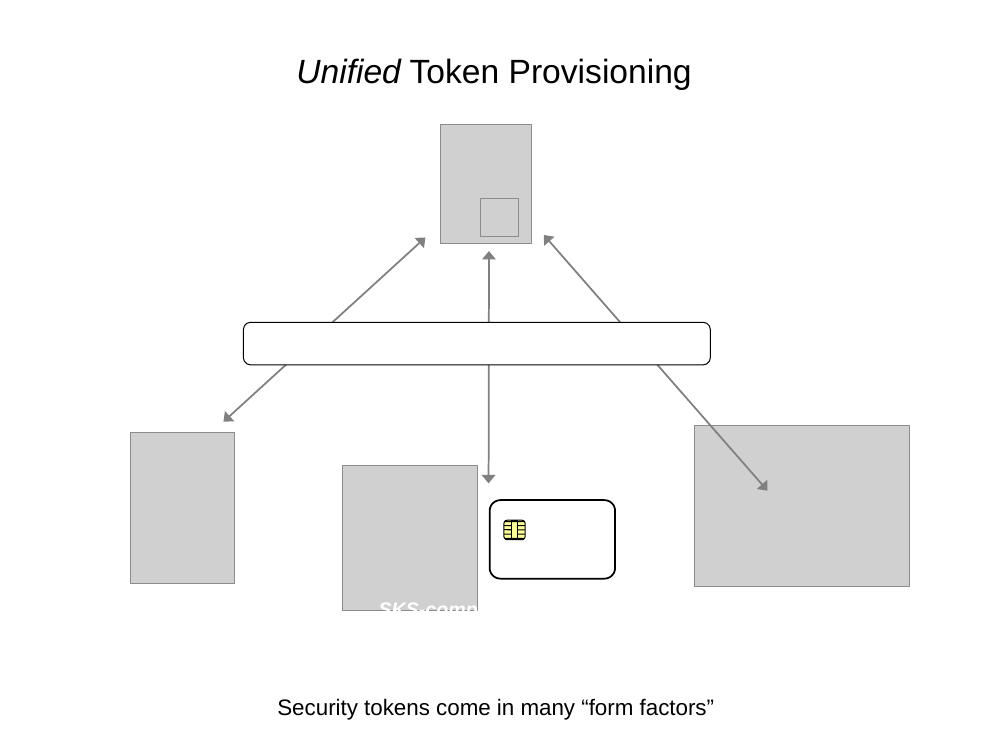
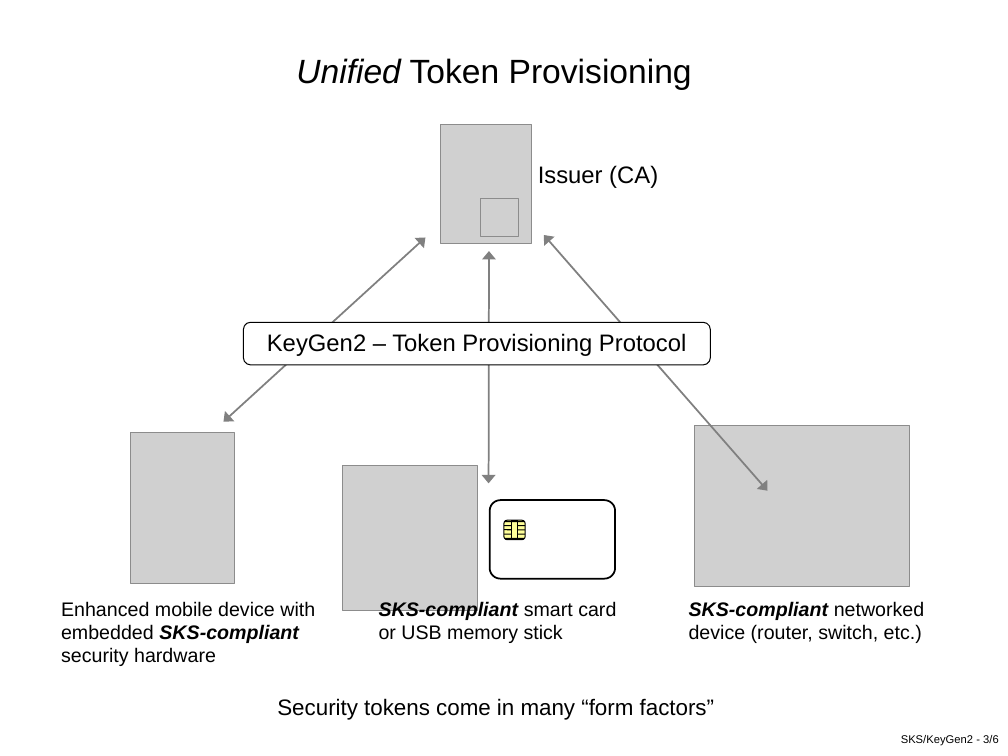
Before and after one commit to cyberphone/openkeystore.old, a slide deck: slide 3 of resources/trunk/docs/sks-keygen2-exec-level-presentation.ppt. Drawn at 1008x756 pixels with LibreOffice and Linux fonts; fonts in the diff are those of the drawing; grey boxes stand for pictures. Boxes give left, top, right and bottom in pixels: in the first picture for what was removed or moved away, otherwise in the second. Text is boxed around its words. In the diff, an @@ line names an element or a change of style, - is before the commit and + after.

```diff
--- a/resources/trunk/docs/sks-keygen2-exec-level-presentation.ppt
+++ b/resources/trunk/docs/sks-keygen2-exec-level-presentation.ppt
@@ text added at <box>538,165,658,188</box>, 17 pt, text #000000 @@
+Issuer (CA)
@@ text in rounded rectangle at <box>267,333,686,356</box>: text added @@
+KeyGen2 – Token Provisioning Protocol
@@ text "SKS-compliant smart card or USB ..." at <box>379,601,616,643</box>: text colour #FFFFFF to #000000 @@
@@ text added at <box>61,601,315,666</box>, 14 pt, text #000000 @@
+Enhanced mobile device with
+embedded SKS-compliant
+security hardware
@@ text added at <box>689,601,925,643</box>, 14 pt, text #000000 @@
+SKS-compliant networked device (router, switch, etc.)
@@ text added at <box>901,735,999,745</box>, 8 pt, text #000000 @@
+SKS/KeyGen2 - 3/6
```
Also in this commit, not shown: 3 other slides changed, 5 other files.
